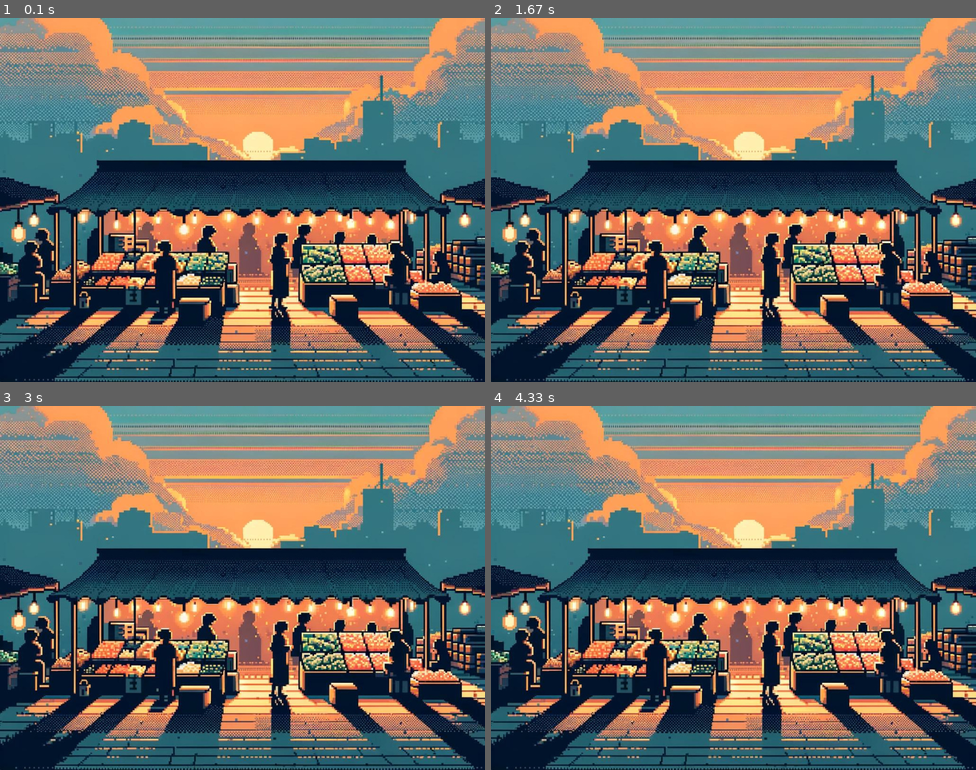
Above: before the commit, frames 1-4 (two rows, left to right).
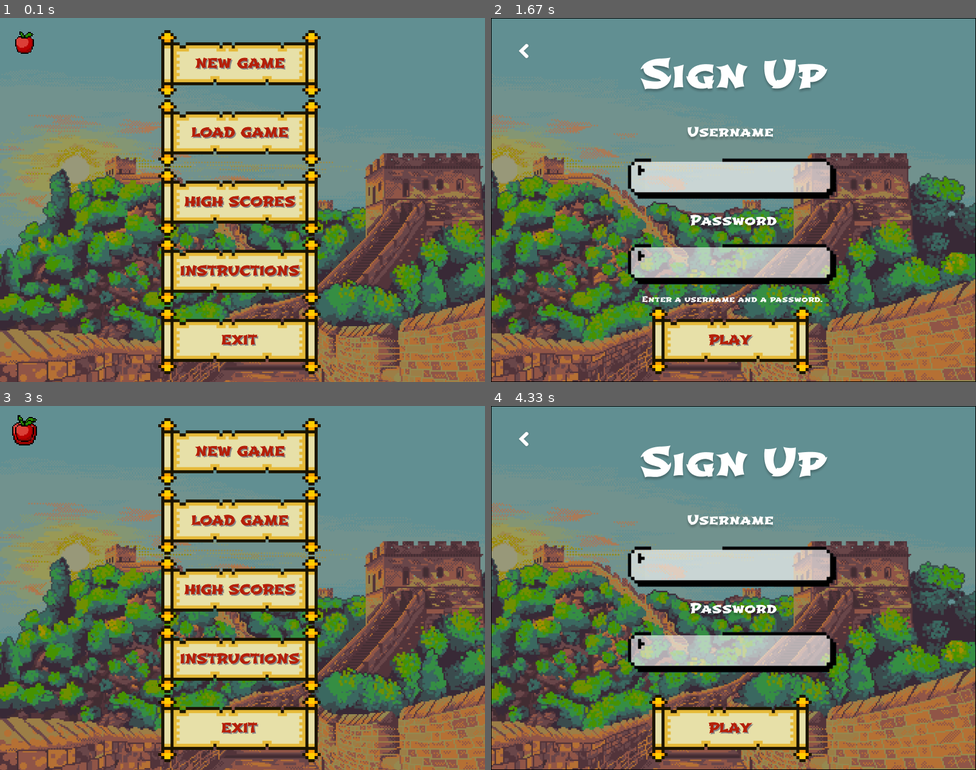
Above: after the commit, the same moments.

Repository: jocelyn-chang/digit-dynasty
Game: pygame game, started from mainMenu.py
Same seed, same stepped clock (60 frames per second), same inputs: the game is played once before the commit and once after it.
Inputs (mouse positions are in pixels of both pictures, inside the frame that each line leads up to):
- Up to frame 1 (0.1 s): no input
- Up to frame 2 (1.67 s): click (520, 47) at 0.38 s; click (728, 61) at 0.72 s, where only the run after the commit has a clickable "NEW GAME"; click (728, 338) at 1.05 s, where only the run after the commit has a clickable "PLAY"; click (733, 221) at 1.38 s
- Up to frame 3 (3 s): click (237, 660) at 1.72 s, where only the run after the commit has a clickable "Enter a username and a passwo…"; click (116, 453) at 2.05 s; click (252, 464) at 2.38 s; click (33, 438) at 2.72 s
- Up to frame 4 (4.33 s): click (718, 526) at 3.05 s; click (728, 726) at 3.38 s, where only the run after the commit has a clickable "PLAY"; click (549, 507) at 3.72 s; click (728, 449) at 4.05 s, where only the run after the commit has a clickable "NEW GAME"

The runs differ from the first frame. In frame 1, 92% of the frame differs, in the area x 0-100%, y 0-100%; in frame 2, 92%; in frame 3, 92%; in frame 4, 92%.

Commit message:
for audrey

Diff:
--- a/SandwichStack.py
+++ b/SandwichStack.py
@@ -24,4 +24,4 @@
 
         pygame.display.update()
 
-sandwich_stack()
+# sandwich_stack()
--- a/mainMenu.py
+++ b/mainMenu.py
@@ -18,6 +18,8 @@
 INSTRUCTIONS = pygame.image.load("images/instructions_screen.png")
 BACK = pygame.image.load("images/back_button.png")
 RESIZED_BACK = pygame.image.load("images/resized_back.png")
+APPLE = pygame.transform.scale(pygame.image.load("images/apple.png"), (60, 60))
+RESIZED_APPLE = pygame.transform.scale(pygame.image.load("images/apple.png"), (80, 80))
 
 def get_font(font, size):
     if font == "Sawarabi":
@@ -383,15 +385,24 @@
 
         MENU_MOUSE_POS = pygame.mouse.get_pos()
 
+        MOUSE_X, MOUSE_Y = pygame.mouse.get_pos()
+        if (20<MOUSE_X<80 and 20<MOUSE_Y<80):
+            SCREEN.blit(RESIZED_APPLE, (0,0))
+
         START_BUTTON = Button(image = pygame.image.load("images/scroll_button.png"), pos = (395, 75), text_input = "NEW GAME", font = get_font("Shojumaru",22), base_colour = "#b51f09", hovering_colour = "White")
         LOAD_BUTTON = Button(image = pygame.image.load("images/scroll_button.png"), pos = (395, 189), text_input = "LOAD GAME", font = get_font("Shojumaru",22), base_colour = "#b51f09", hovering_colour = "White")
         HIGH_SCORE_BUTTON = Button(image = pygame.image.load("images/scroll_button.png"), pos = (395, 303), text_input = "HIGH SCORES", font = get_font("Shojumaru",22), base_colour = "#b51f09", hovering_colour = "White")
         INSTRUCTIONS_BUTTON = Button(image = pygame.image.load("images/scroll_button.png"), pos = (395, 417), text_input = "INSTRUCTIONS", font = get_font("Shojumaru",22), base_colour = "#b51f09", hovering_colour = "White")
         EXIT_BUTTON = Button(image = pygame.image.load("images/scroll_button.png"), pos = (395, 531), text_input = "EXIT", font = get_font("Shojumaru",22), base_colour = "#b51f09", hovering_colour = "White")
-
-        for button in [START_BUTTON, LOAD_BUTTON, HIGH_SCORE_BUTTON, INSTRUCTIONS_BUTTON, EXIT_BUTTON]:
+        TEACHER_BUTTON = Button(image = APPLE, pos = (40, 40), text_input = "", font = get_font("Shojumaru",15), base_colour = "White", hovering_colour = "#b51f09")
+
+        TEACHER_BUTTON.update(SCREEN)
+
+        for button in [START_BUTTON, LOAD_BUTTON, HIGH_SCORE_BUTTON, INSTRUCTIONS_BUTTON, EXIT_BUTTON, TEACHER_BUTTON]:
             button.changeColour(MENU_MOUSE_POS)
             button.update(SCREEN)
+
+
 
         for event in pygame.event.get():
             if event.type == pygame.QUIT:
Binary file added: images/apple.png
